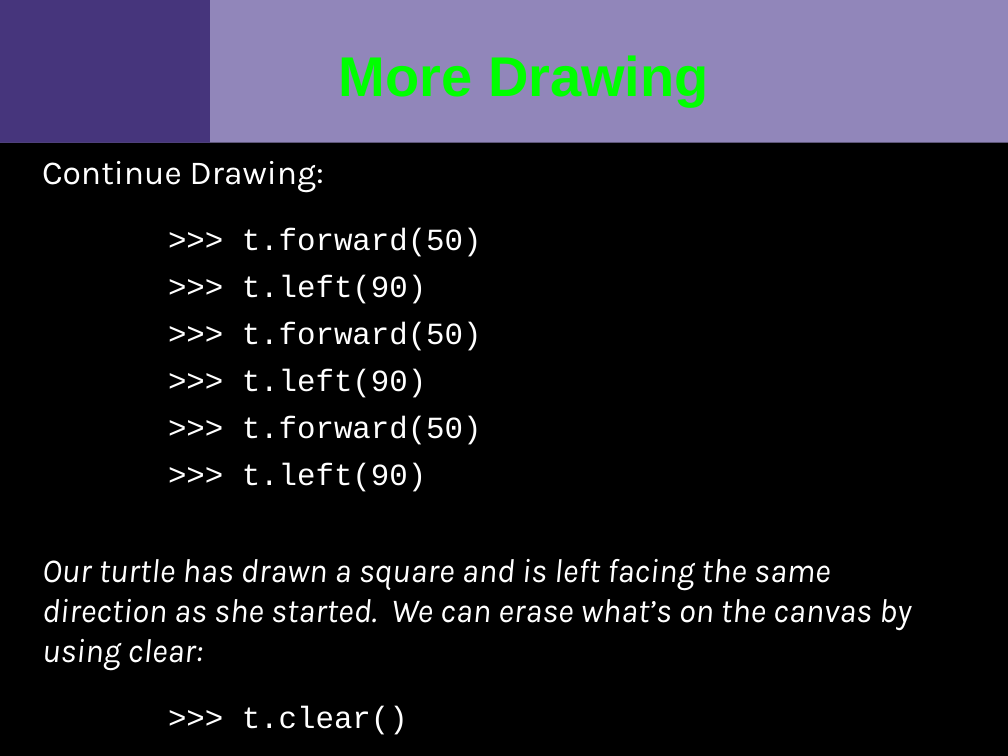
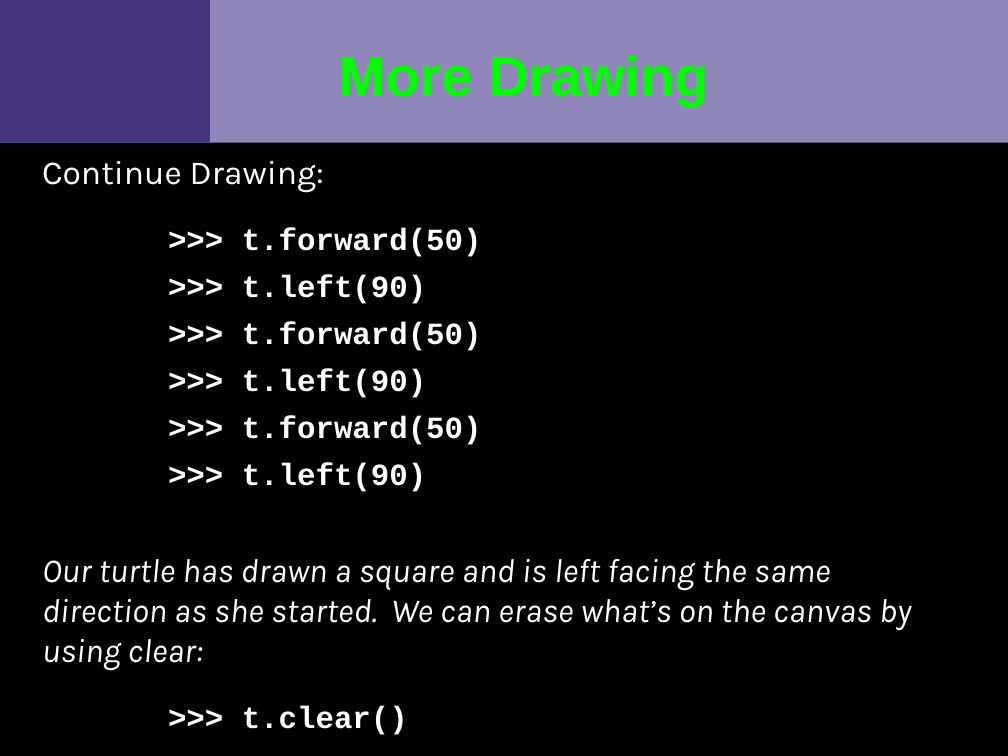
Before and after one commit to VCTLabs/swfk-python-intro, a slide deck: slide 4 of course_materials/slides/slideset3_beginning_python2_dev_SWFK.odp. Drawn at 1008x756 pixels with LibreOffice and Linux fonts; fonts in the diff are those of the drawing; background and template pictures are left out. Boxes give left, top, right and bottom in pixels: in the first picture for what was removed or moved away, otherwise in the second. Text is boxed around its words. In the diff, an @@ line names an element or a change of style, - is before the commit and + after.

```diff
--- a/course_materials/slides/slideset3_beginning_python2_dev_SWFK.odp
+++ b/course_materials/slides/slideset3_beginning_python2_dev_SWFK.odp
@@ text at [242,228,482,735]: bold on in ">>> t.forward(50)", ">>> t.left(90)", ">>> t.forward(50)", ">>> t.left(90)" and 3 more places @@
```
Also in this commit, not shown: 1 other slide changed, 9 other files.
